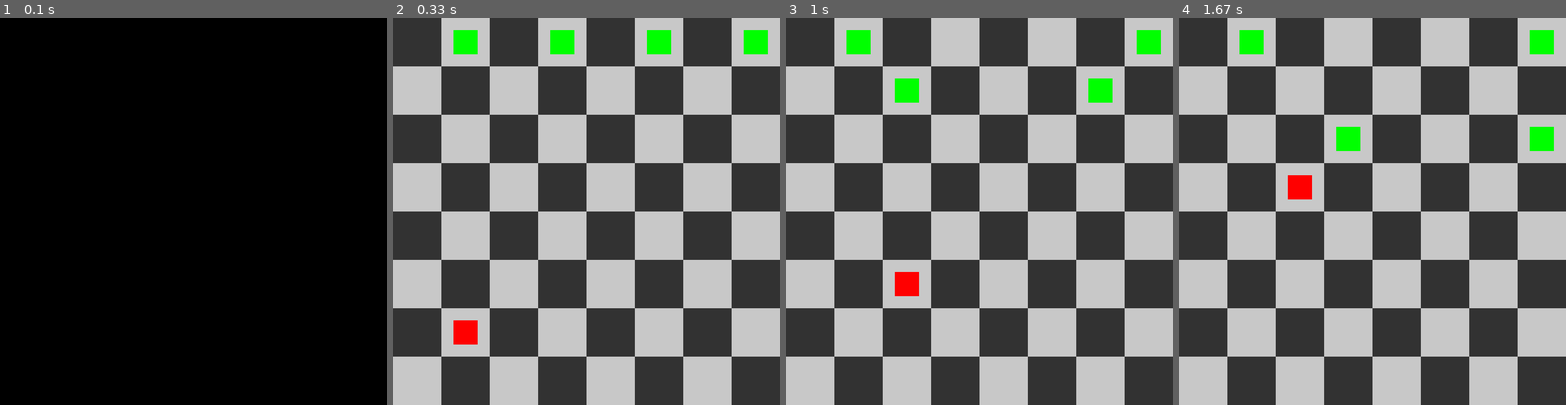
Above: before the commit, frames 1-4 (left to right).
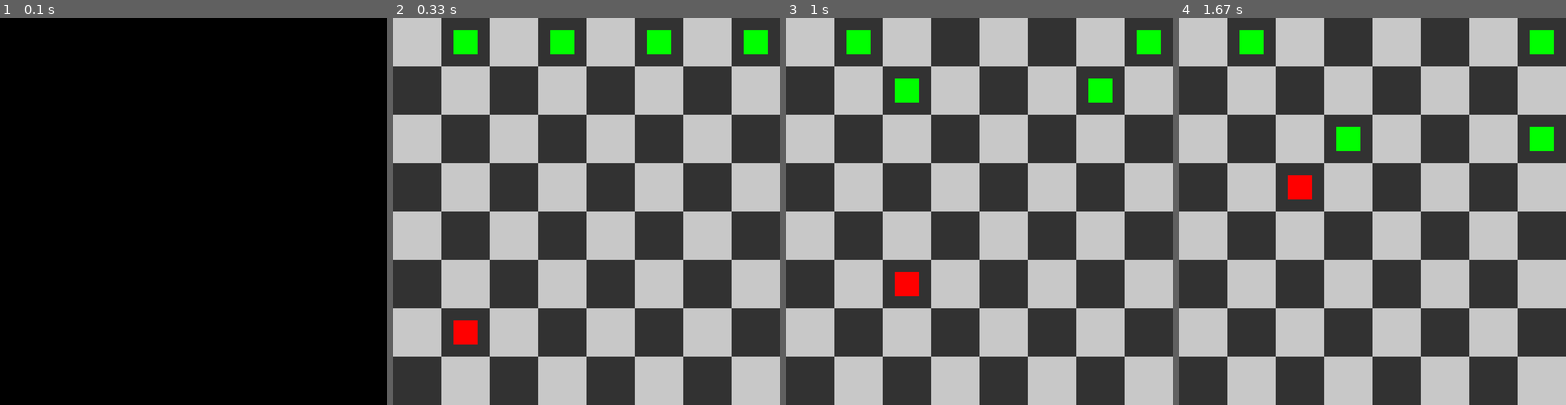
Above: after the commit, the same moments.

Repository: mprostakk/WSI
Game: pygame game, started from zad3/main.py
The game is run twice, just before and just after one commit, with the same random seed, the same clock (stepped at 60 frames per second) and the same inputs.
Inputs:
- Up to frame 1 (0.1 s): no input
- Up to frame 2 (0.33 s): no input
- Up to frame 3 (1 s): no input
- Up to frame 4 (1.67 s): no input

Frame 1 is identical in both runs. In frame 2, 98% of the frame differs, in the area x 0-100%, y 0-100%; in frame 3, 98%; in frame 4, 98%.

Commit message:
Fix drawing chess board

Diff:
--- a/zad3/board_pygame.py
+++ b/zad3/board_pygame.py
@@ -15,13 +15,13 @@
         self.game_display = pygame.display.set_mode((800, 800))
 
     def draw_board(self, board: Board):
-        self.game_display.fill(self.white)
+        self.game_display.fill(self.black)
 
         for x in range(8):
             for y in range(x % 2, 8, 2):
                 pygame.draw.rect(
                     self.game_display,
-                    self.black,
+                    self.white,
                     (x * self.size, y * self.size, self.size, self.size),
                 )
 
